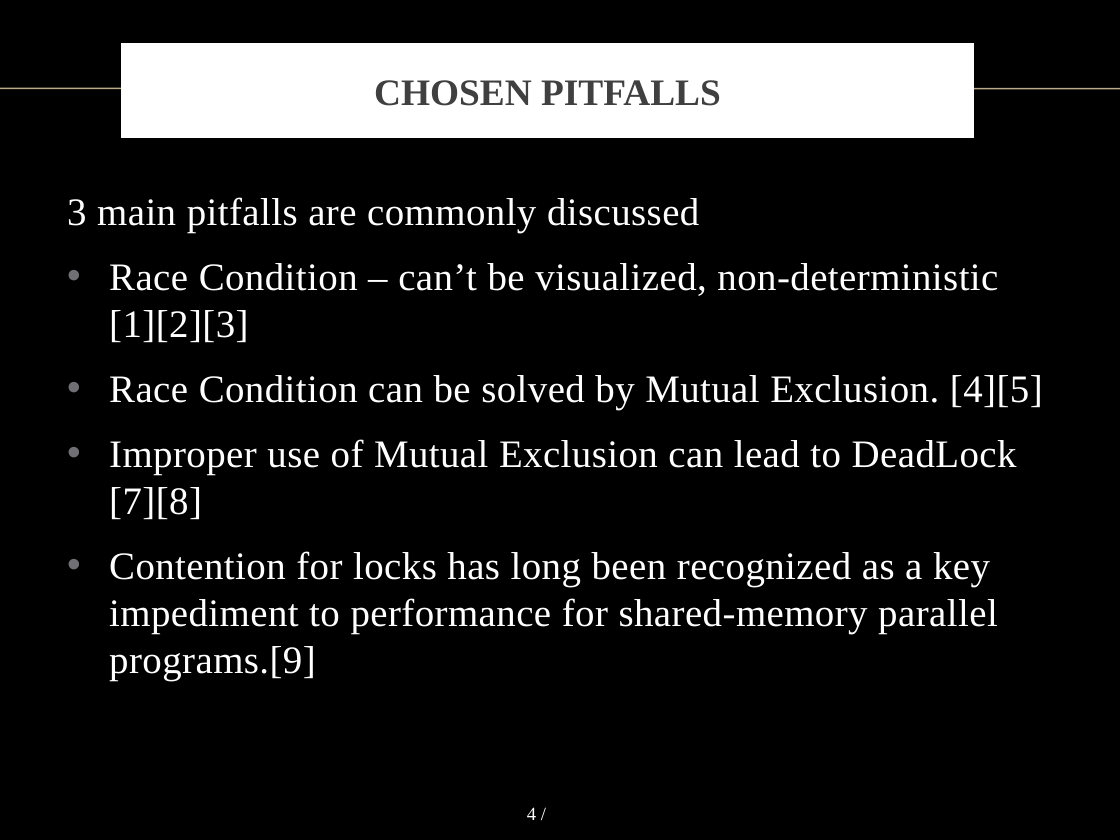
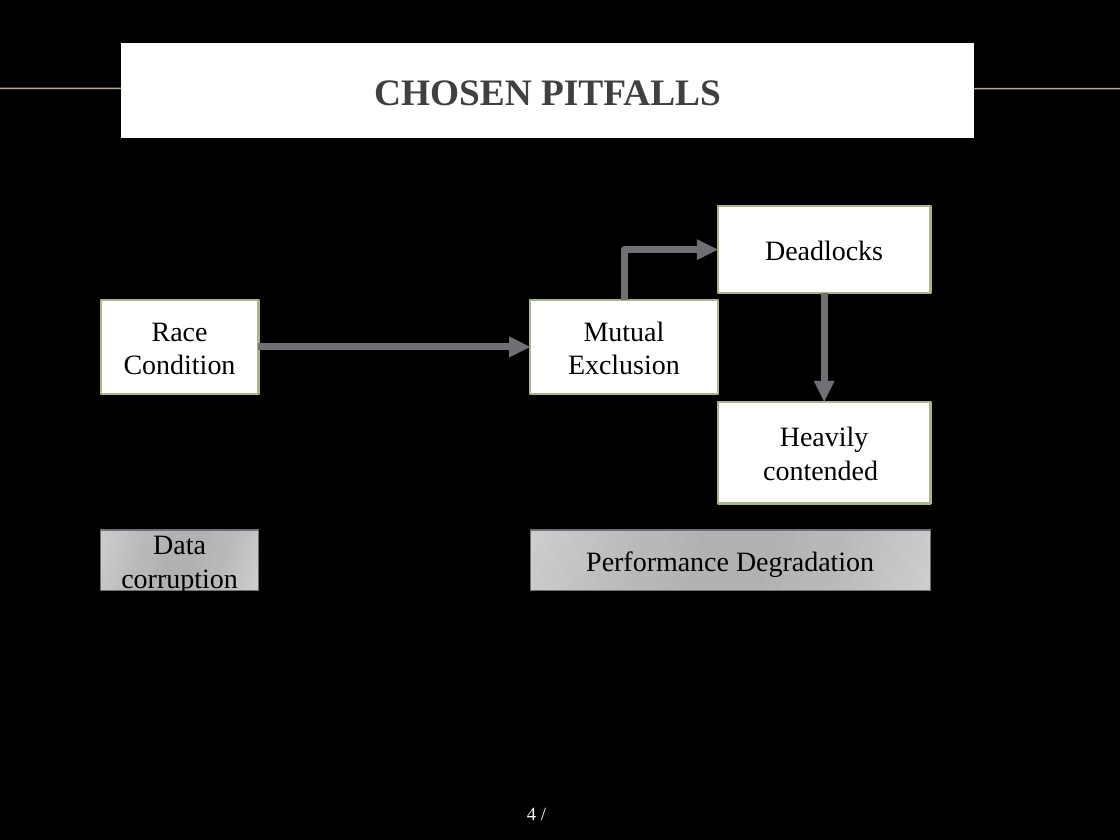
Before and after one commit to vong-srey/Paravantage, a slide deck: slide 4 of Presentation.pptx. Drawn at 1120x840 pixels with LibreOffice and Linux fonts; fonts in the diff are those of the drawing; background and template pictures are left out. Boxes give left, top, right and bottom in pixels: in the first picture for what was removed or moved away, otherwise in the second. Text is boxed around its words. In the diff, an @@ line names an element or a change of style, - is before the commit and + after.

Commit message:
Updated Presentation
Slides 1-9 updated, please check for your previous changes.

```diff
--- a/Presentation.pptx
+++ b/Presentation.pptx
@@ text removed at bbox=[67, 197, 1043, 681] @@
-3 main pitfalls are commonly discussed
-• Race Condition – can’t be visualized, non-deterministic [1][2][3]
-• Race Condition can be solved by Mutual Exclusion. [4][5]
-• Improper use of Mutual Exclusion can lead to DeadLock [7][8]
-• Contention for locks has long been recognized as a key impediment to performance for shared-memory parallel programs.[9]
@@ rectangle added at bbox=[718, 206, 931, 293], fill #FFFFFF, outline #A7B789 1.5 pt, 18 pt, text #000000 @@
+Deadlocks
@@ elbow arrow added from (624, 300) to (718, 250), #6F6F74 4.5 pt @@
@@ arrow added from (824, 293) to (824, 402), #6F6F74 4.5 pt @@
@@ rectangle added at bbox=[101, 300, 259, 394], fill #FFFFFF, outline #A7B789 1.5 pt, 18 pt, text #000000 @@
+Race Condition
@@ rectangle added at bbox=[530, 300, 718, 394], fill #FFFFFF, outline #A7B789 1.5 pt, 18 pt, text #000000 @@
+Mutual Exclusion
@@ arrow added from (259, 347) to (530, 347), #6F6F74 4.5 pt @@
@@ rectangle added at bbox=[718, 402, 931, 504], fill #FFFFFF, outline #A7B789 1.5 pt, 18 pt, text #000000 @@
+Heavily contended
@@ rectangle added at bbox=[101, 530, 259, 590], fill gradient #CECED0 to #B8B8BC to #B1B1B5, outline #6F6F74 0.75 pt, 18 pt, text #000000 @@
+Data corruption
@@ rectangle added at bbox=[530, 530, 931, 590], fill gradient #CECED0 to #B8B8BC to #B1B1B5, outline #6F6F74 0.75 pt, 18 pt, text #000000 @@
+Performance Degradation
```
Also in this commit, not shown: 9 other slides changed.
